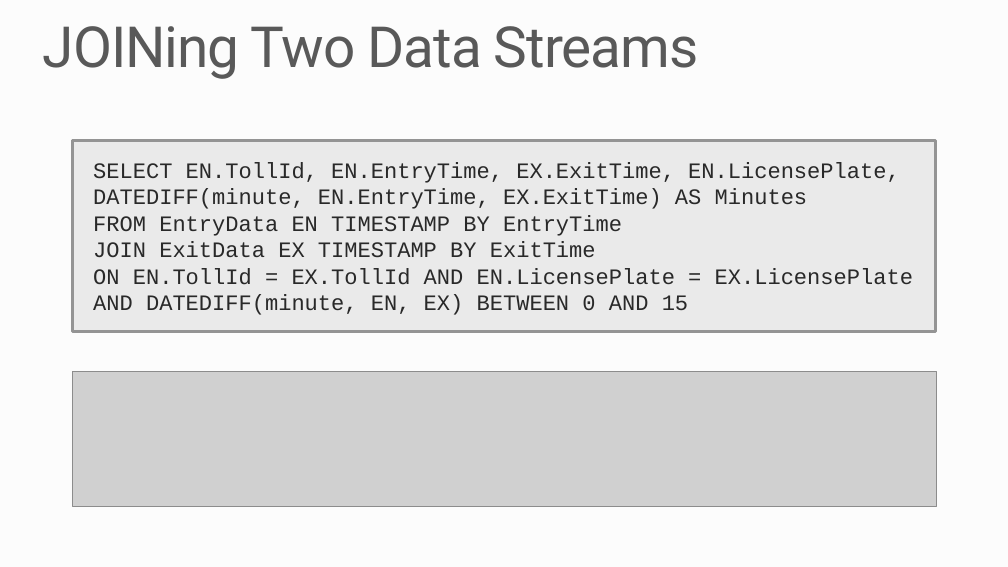
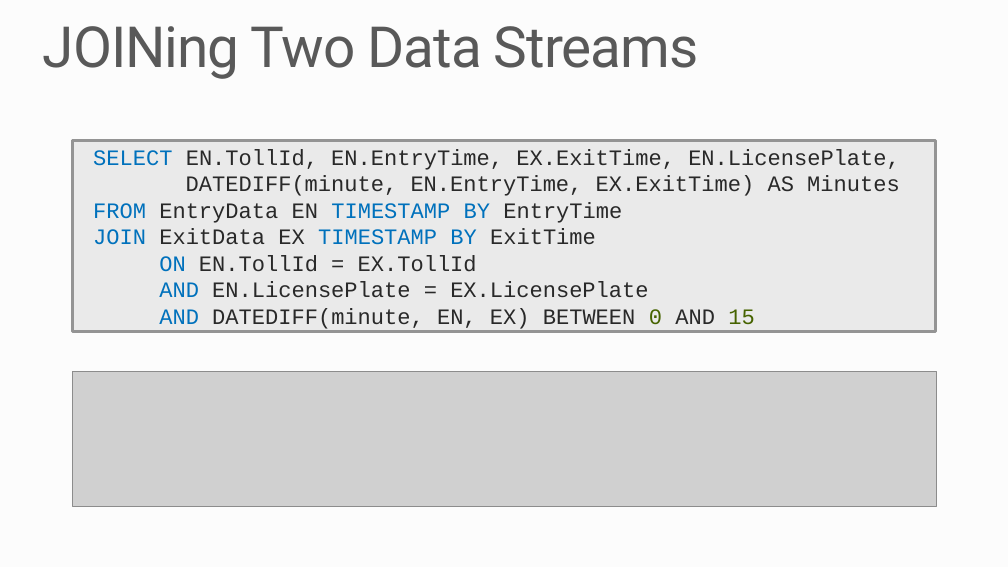
Before and after one commit to MSRConnections/Azure-training-course, a slide deck: slide 5 of Content/Stream Analytics/Azure Stream Analytics.pptx. Drawn at 1008x567 pixels with LibreOffice and Linux fonts; fonts in the diff are those of the drawing; grey boxes stand for pictures; background and template pictures are left out. Boxes give left, top, right and bottom in pixels: in the first picture for what was removed or moved away, otherwise in the second. Text is boxed around its words. In the diff, an @@ line names an element or a change of style, - is before the commit and + after.

Commit message:
Stream Analytics Updates

```diff
--- a/Content/Stream Analytics/Azure Stream Analytics.pptx
+++ b/Content/Stream Analytics/Azure Stream Analytics.pptx
@@ text in rectangle at [93, 149, 900, 331]: text colour #292929 to #0071BC in "SELECT", "FROM TIMESTAMP BY", "JOIN TIMESTAMP BY", "AND"; text colour #292929 to #466300 in "0 15" @@
@@ text in rectangle at [159, 255, 648, 297]: text changed @@
-ON EN.TollId = EX.TollId AND EN.LicensePlate = EX.LicensePlate
+ON EN.TollId = EX.TollId
+AND EN.LicensePlate = EX.LicensePlate
```
Also in this commit, not shown: 5 other slides changed, 19 other files.
